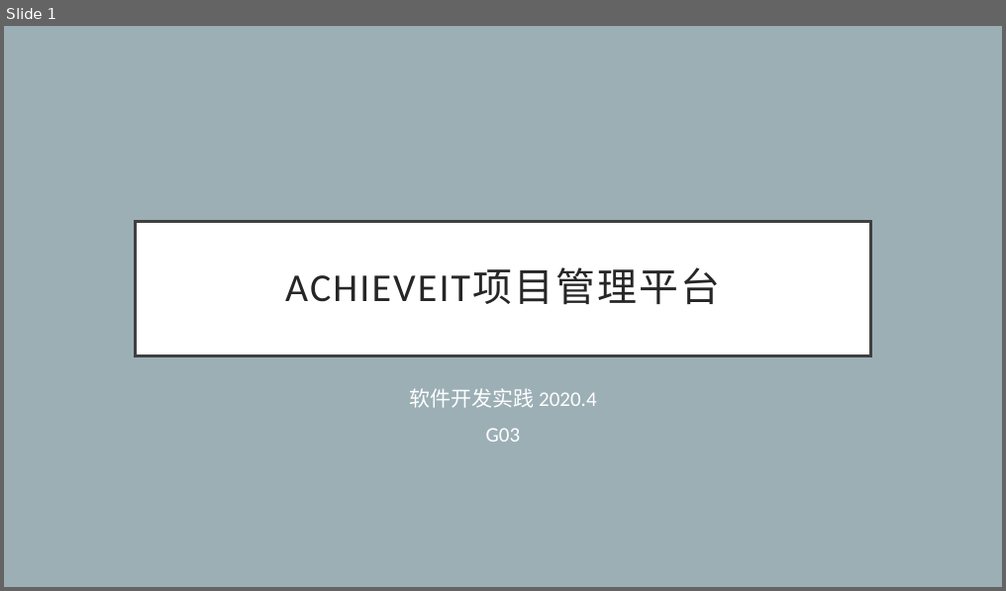
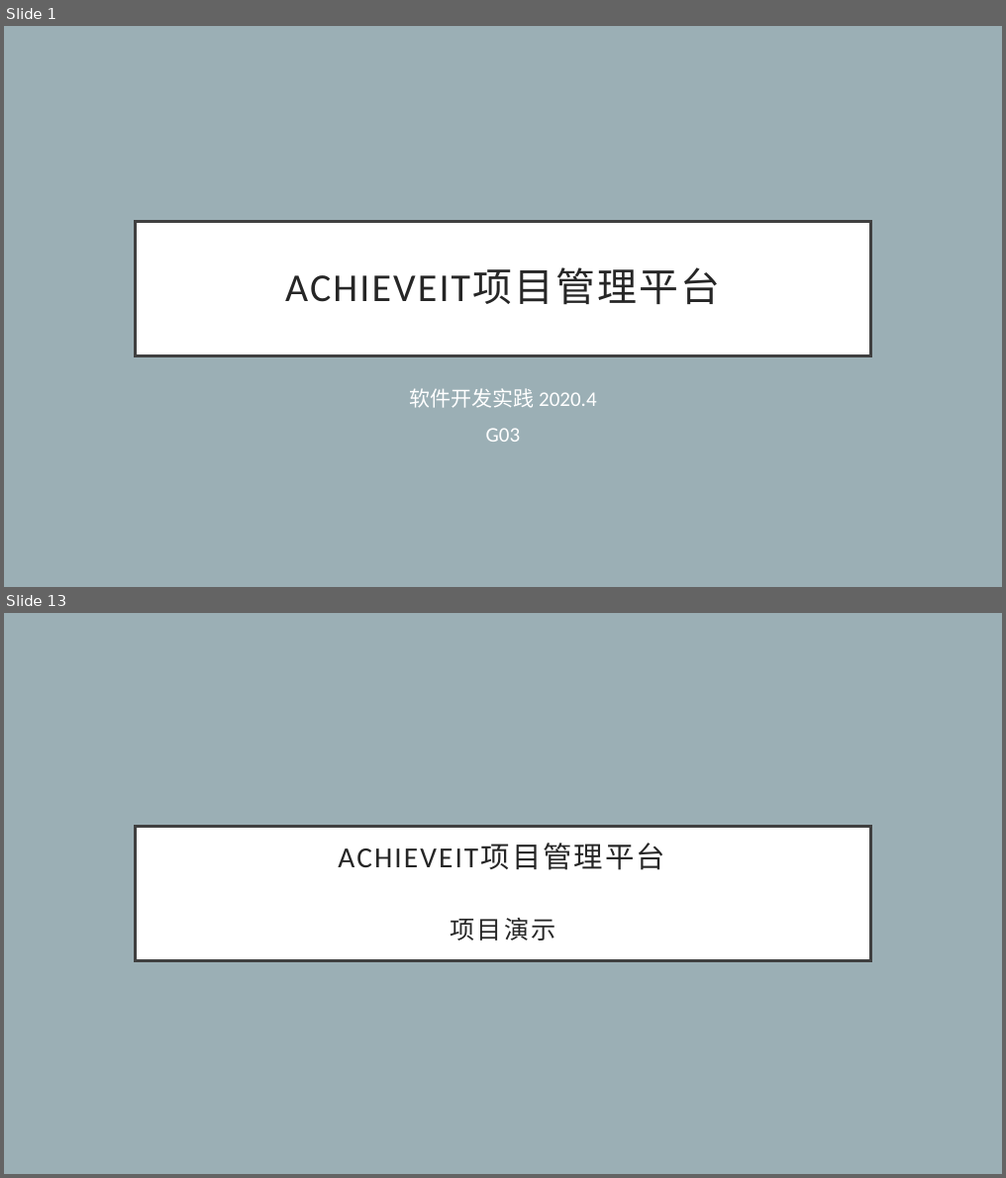
Before and after one commit to ceej7/ProjMGT, a slide deck: achieveit-docs/week8/演示文档_G03.pptx. Shown one above the other, each under a label of ours: slide 1 before the commit, slides 1 and 13 after it; the slides between them are not shown. The pictures are 1006x591 and 1006x1178 pixels, drawn with LibreOffice and Linux fonts; fonts in the diff are those of the drawing. Boxes give left, top, right and bottom in pixels: in the first picture for what was removed or moved away, otherwise in the second. Text is boxed around its words. In the diff, an @@ line names an element or a change of style, - is before the commit and + after.

```diff
--- a/achieveit-docs/week8/演示文档_G03.pptx
+++ b/achieveit-docs/week8/演示文档_G03.pptx
@@ slide 13 added at box(4, 613, 1002, 1174), background #9BAFB5 @@
@@ title added at box(135, 827, 871, 961), fill #FFFFFF, outline #404040 3 pt, 28 pt, text #262626 @@
+ACHIEVEIT项目管理平台
+项目演示
```
Also in this commit, not shown: 4 slides changed, 8 other slides added, 1 slide removed, 5 other files.
